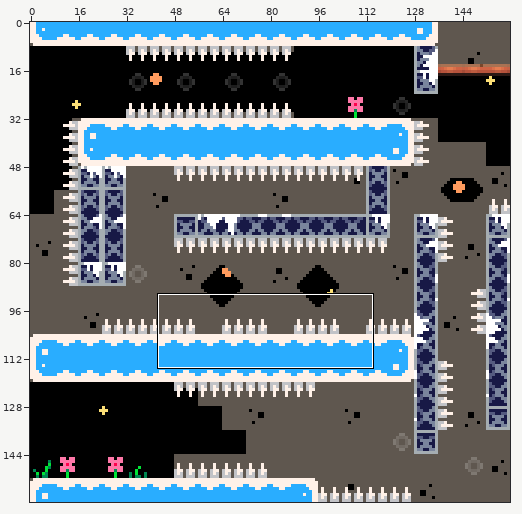
Edited in one commit: sprite sheet (assets/maps/level 34.png). Above, an overview of the earlier version with the close-up marked.
Close-up. As it was:
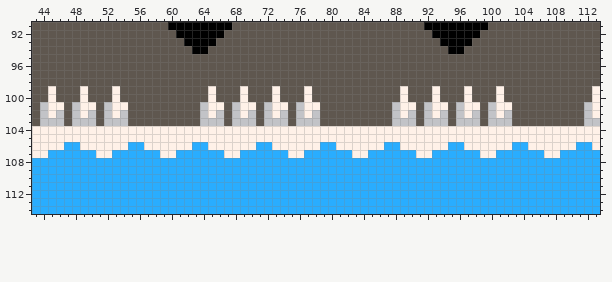
The file is 160x160 pixels. Colours within 5 levels of each other are drawn and written as one. Shown: x 43..113, y 91..114.
After the commit:
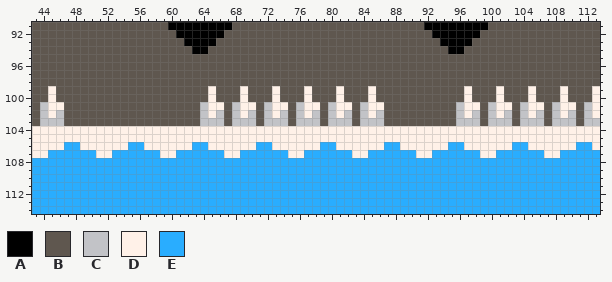
Palette (. is transparent): A #000000  B #5f574f  C #c2c3c7  D #fff1e8  E #29adff
Changes in this commit:
y 99..100: x 49 D -> B; x 53 D -> B; x 81 B -> D; x 85 B -> D; x 89 D -> B; x 93 D -> B; x 105 B -> D; x 109 B -> D
y 101: x 48..50 CDD -> BBB; x 52..54 CDD -> BBB; x 80..82 BBB -> CDD; x 84..86 BBB -> CDD; x 88..90 CDD -> BBB; x 92..94 CDD -> BBB; x 104..106 BBB -> CDD; x 108..110 BBB -> CDD
y 102: x 48..50 CDC -> BBB; x 52..54 CDC -> BBB; x 80..82 BBB -> CDC; x 84..86 BBB -> CDC; x 88..90 CDC -> BBB; x 92..94 CDC -> BBB; x 104..106 BBB -> CDC; x 108..110 BBB -> CDC
y 103: x 48..50 CCC -> BBB; x 52..54 CCC -> BBB; x 80..82 BBB -> CCC; x 84..86 BBB -> CCC; x 88..90 CCC -> BBB; x 92..94 CCC -> BBB; x 104..106 BBB -> CCC; x 108..110 BBB -> CCC
Pixel boxes of the changes (left, top, right, bottom) in both close-ups:
changed: (72, 86, 128, 126)
changed: (328, 86, 448, 126)
changed: (520, 86, 576, 126)
